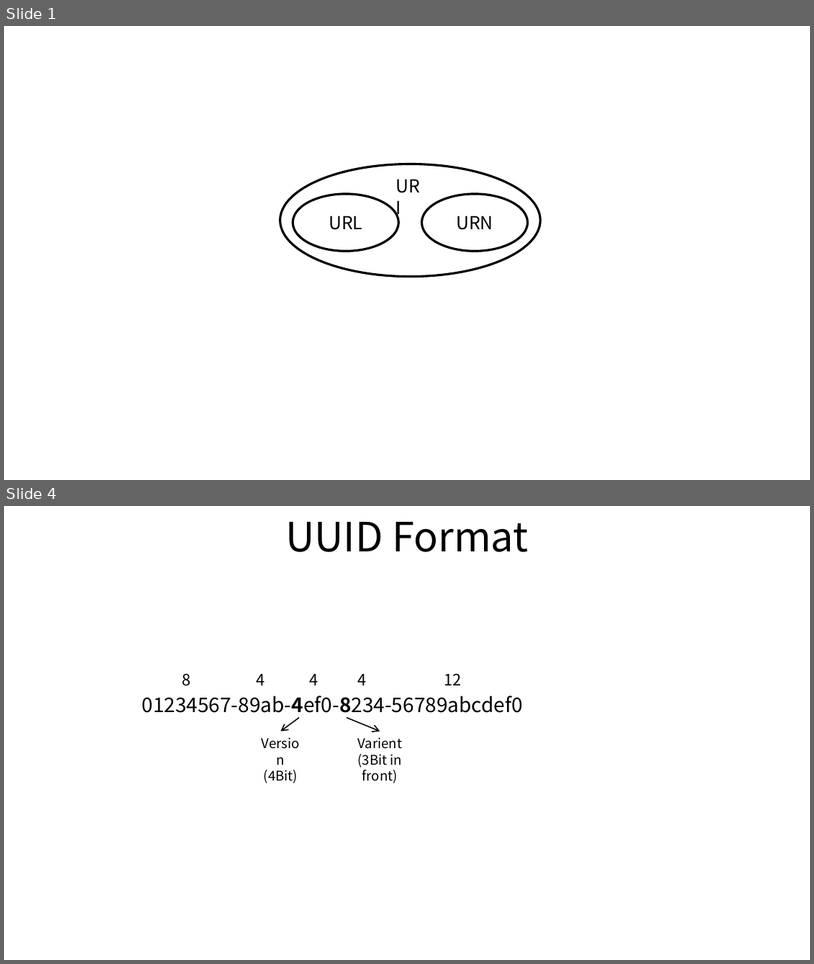
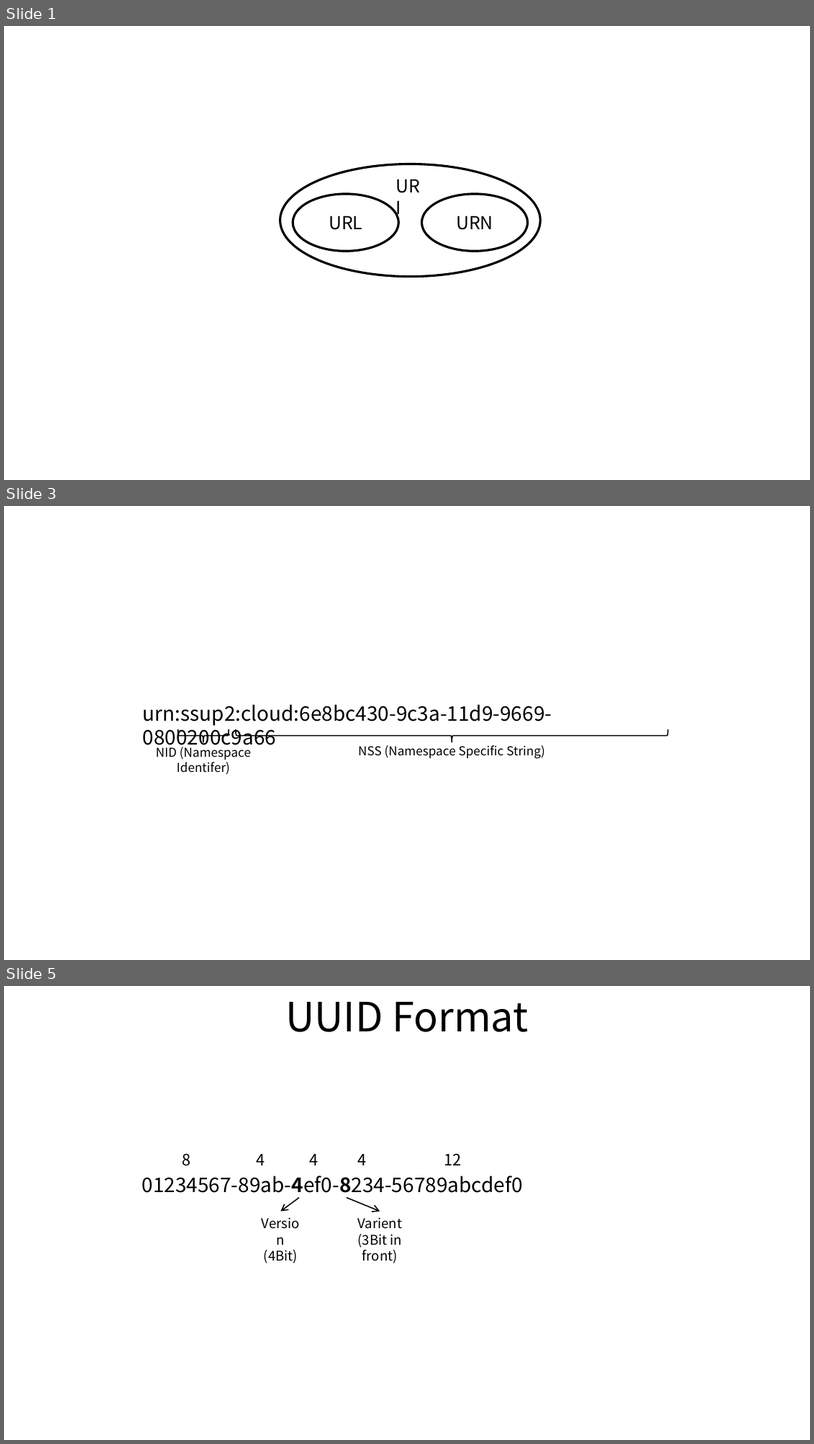
Before and after one commit to ssup2/blog-old, a slide deck: images/theory_analysis/URI_URL_URN/URI_URL_URN.pptx. Shown one above the other, each under a label of ours: slides 1 and 4 before the commit, slides 1, 3 and 5 after it; the slides between them are not shown. The pictures are 814x964 and 814x1444 pixels, drawn with LibreOffice and Linux fonts; fonts in the diff are those of the drawing. Boxes give left, top, right and bottom in pixels: in the first picture for what was removed or moved away, otherwise in the second. Text is boxed around its words. In the diff, an @@ line names an element or a change of style, - is before the commit and + after.

```diff
--- a/images/theory_analysis/URI_URL_URN/URI_URL_URN.pptx
+++ b/images/theory_analysis/URI_URL_URN/URI_URL_URN.pptx
@@ slide 3 added at (4, 506, 810, 960), background #FFFFFF @@
@@ text added at (143, 704, 552, 750), 18 pt, text #000000 @@
+urn:ssup2:cloud:6e8bc430-9c3a-11d9-9669-0800200c9a66
@@ left brace added at (178, 729, 229, 742), outline #000000 1 pt @@
@@ left brace added at (236, 729, 669, 742), outline #000000 1 pt @@
@@ text added at (156, 744, 251, 775), 11 pt, text #000000 @@
+NID (Namespace Identifer)
@@ text added at (358, 745, 545, 759), 11 pt, text #000000 @@
+NSS (Namespace Specific String)
@@ what was slide 4 is now slide 5 @@
```
Also in this commit, not shown: 1 slide changed, 4 other files.
